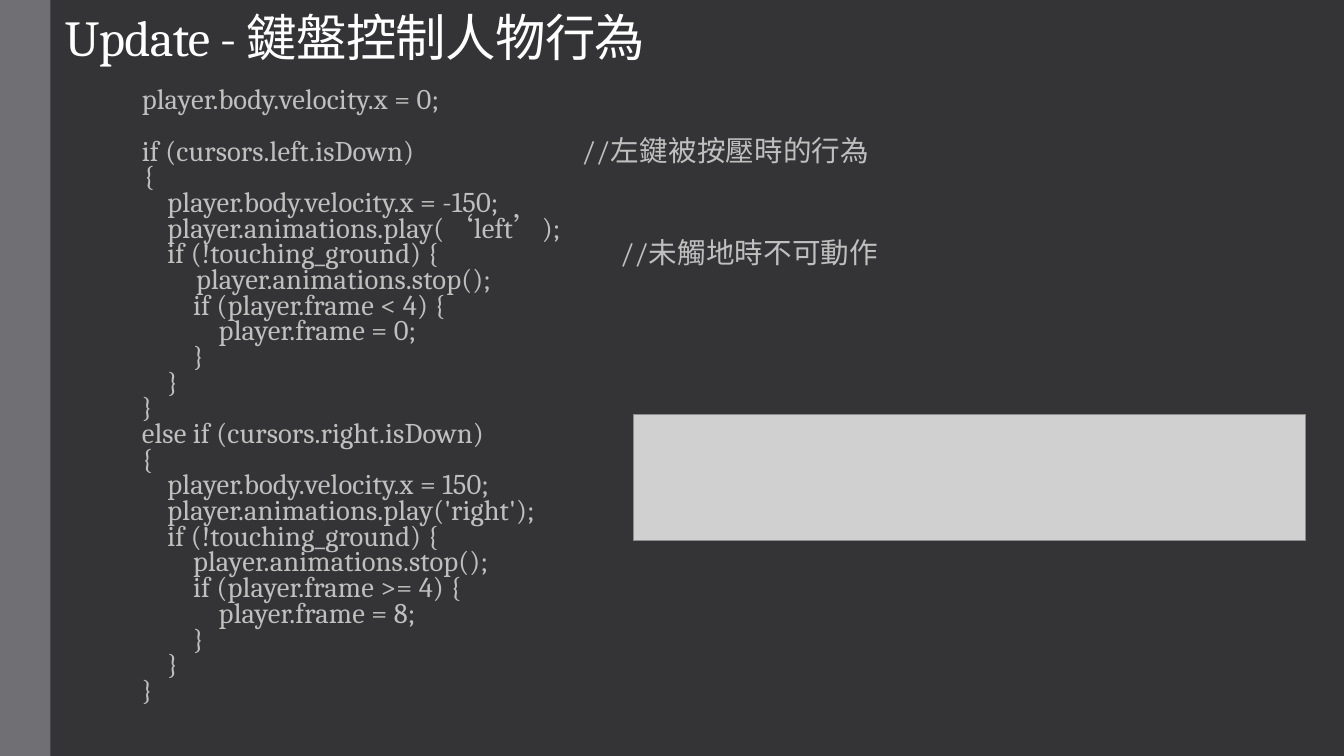
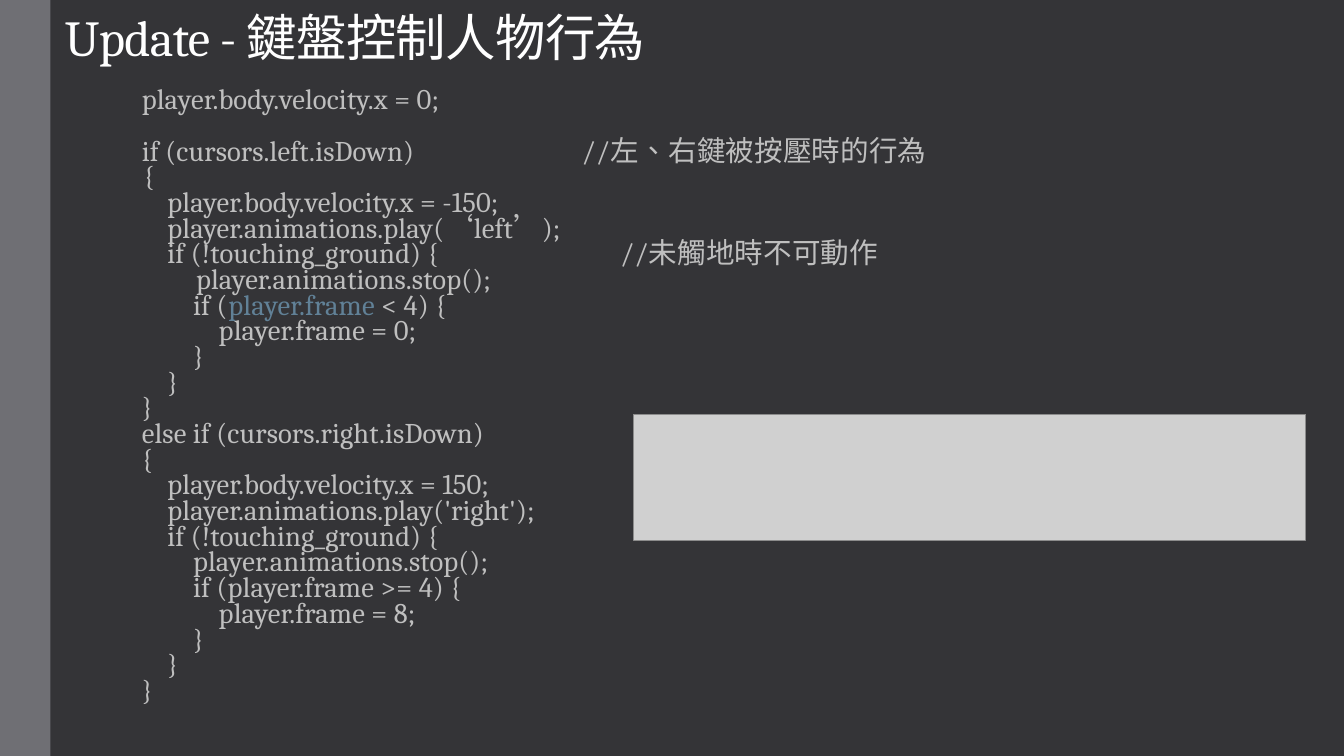
Before and after one commit to NCHUIT/104B_phaser_maple_game, a slide deck: slide 14 of maple_01.pptx. Drawn at 1344x756 pixels with LibreOffice and Linux fonts; fonts in the diff are those of the drawing; grey boxes stand for pictures. Boxes give left, top, right and bottom in pixels: in the first picture for what was removed or moved away, otherwise in the second. Text is boxed around its words. In the diff, an @@ line names an element or a change of style, - is before the commit and + after.

```diff
--- a/maple_01.pptx
+++ b/maple_01.pptx
@@ subtitle at (142, 89, 927, 629): text changed @@
-player.body.velocity.x = 0;
-if (cursors.left.isDown) //左鍵被按壓時的行為
-{
-player.body.velocity.x = -150;
-player.animations.play(‘left’);
-if (!touching_ground) { //未觸地時不可動作
-player.animations.stop();
-if (player.frame < 4) {
-player.frame = 0;
-}
-}
-}
-else if (cursors.right.isDown)
-{
-player.body.velocity.x = 150;
-player.animations.play('right');
-if (!touching_ground) {
-player.animations.stop();
-if (player.frame >= 4) {
-player.frame = 8;
-}
-}
-}
+player.body.velocity.x = 0;
+if (cursors.left.isDown) //左、右鍵被按壓時的行為
+{
+player.body.velocity.x = -150;
+player.animations.play(‘left’);
+if (!touching_ground) { //未觸地時不可動作
+player.animations.stop();
+if (player.frame < 4) {
+player.frame = 0;
+}
+}
+}
+else if (cursors.right.isDown)
+{
+player.body.velocity.x = 150;
+player.animations.play('right');
+if (!touching_ground) {
+player.animations.stop();
+if (player.frame >= 4) {
+player.frame = 8;
+}
+}
+}
```
Also in this commit, not shown: 11 other slides changed, 1 other file.
